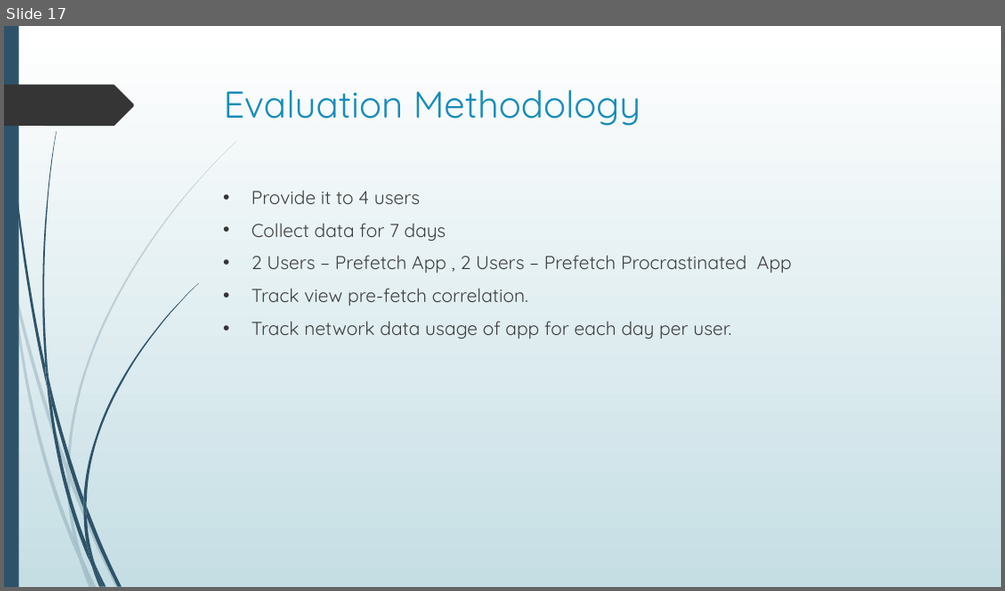
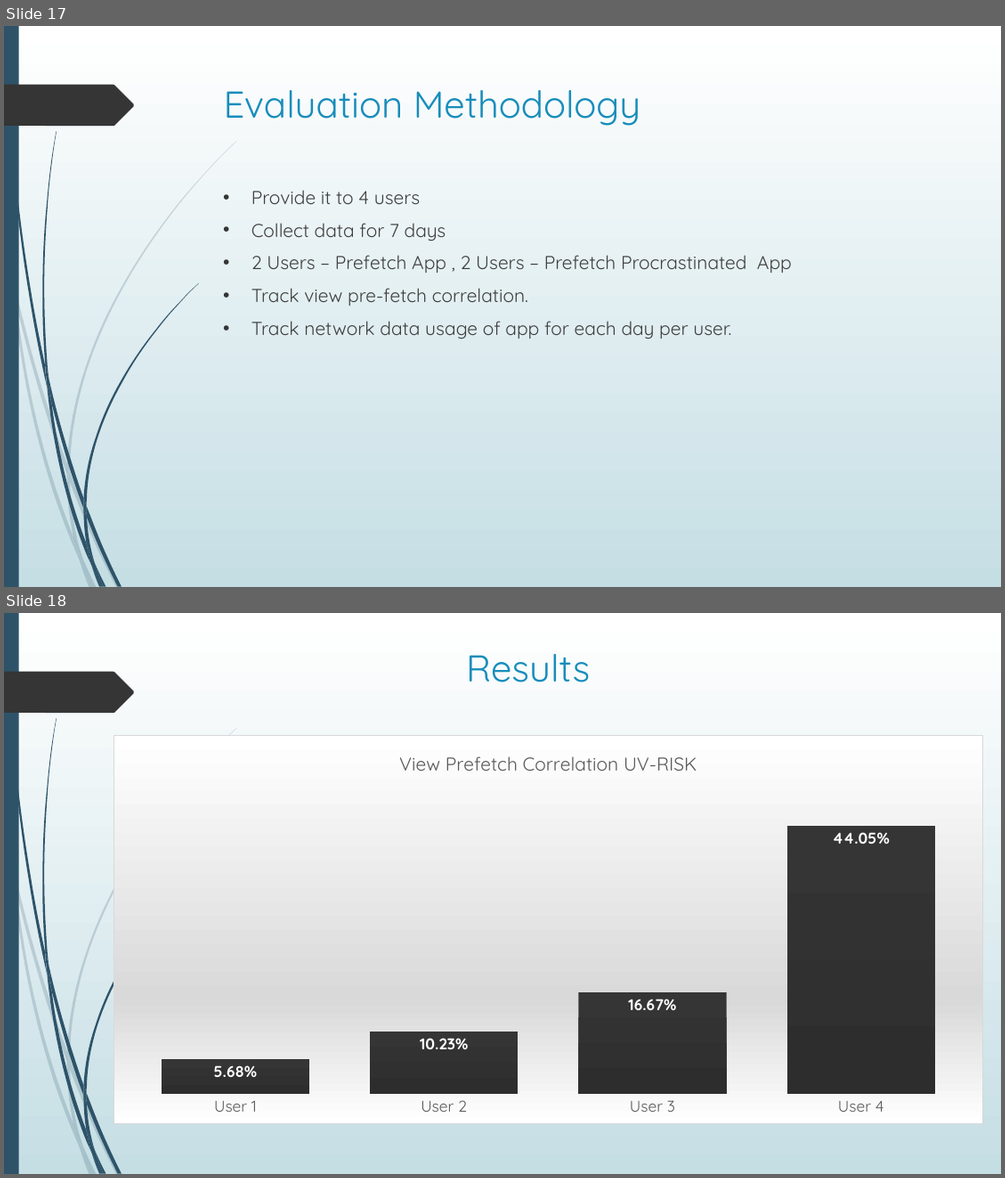
Before and after one commit to shahamish150294/PrefetchProcrastinatorAndroid, a slide deck: Prefetch Procrastinator Final Presentation.pptx. Shown one above the other, each under a label of ours: slide 17 before the commit, slides 17 and 18 after it. The pictures are 1005x591 and 1005x1178 pixels, drawn with LibreOffice and Linux fonts; fonts in the diff are those of the drawing. Boxes give left, top, right and bottom in pixels: in the first picture for what was removed or moved away, otherwise in the second. Text is boxed around its words. In the diff, an @@ line names an element or a change of style, - is before the commit and + after.

Commit message:
Updated results in PPT

```diff
--- a/Prefetch Procrastinator Final Presentation.pptx
+++ b/Prefetch Procrastinator Final Presentation.pptx
@@ slide 18 added at (x1=4, y1=613, x2=1001, y2=1174), background gradient #FFFFFF to #C5DEE5; not listed: 24 template elements that a slide beside it also shows @@
@@ title added at (x1=466, y1=654, x2=590, y2=682), 36 pt, text #178DBB @@
+Results
@@ column chart added at (x1=113, y1=735, x2=983, y2=1124) @@
+title "View Prefetch Correlation UV-RISK "
+categories: User 1, User 2, User 3, User 4
+Series 1: 0.0568, 0.1023, 0.1667, 0.4405
```
Also in this commit, not shown: 2 slides changed, 2 other slides added, 2 slides removed.
